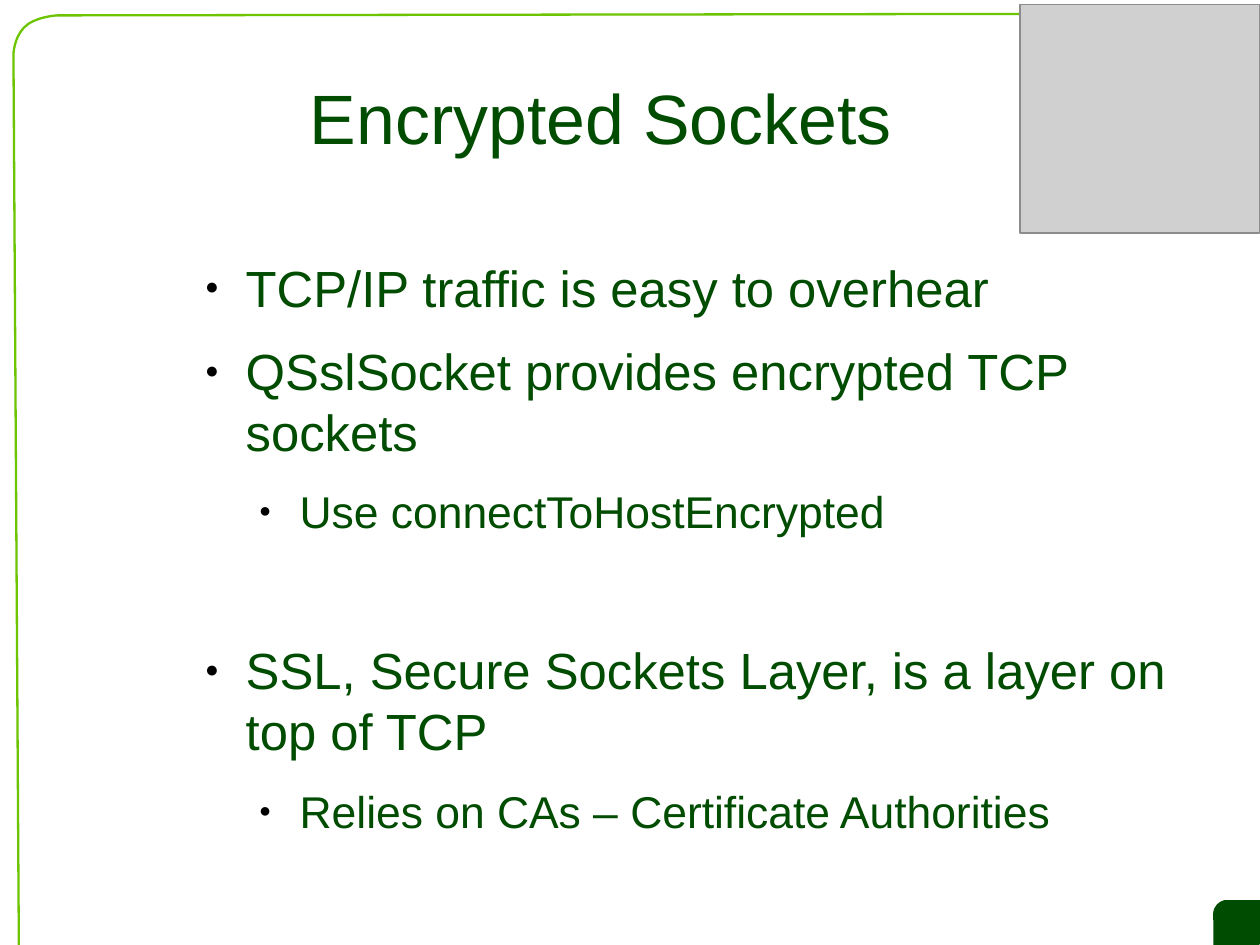
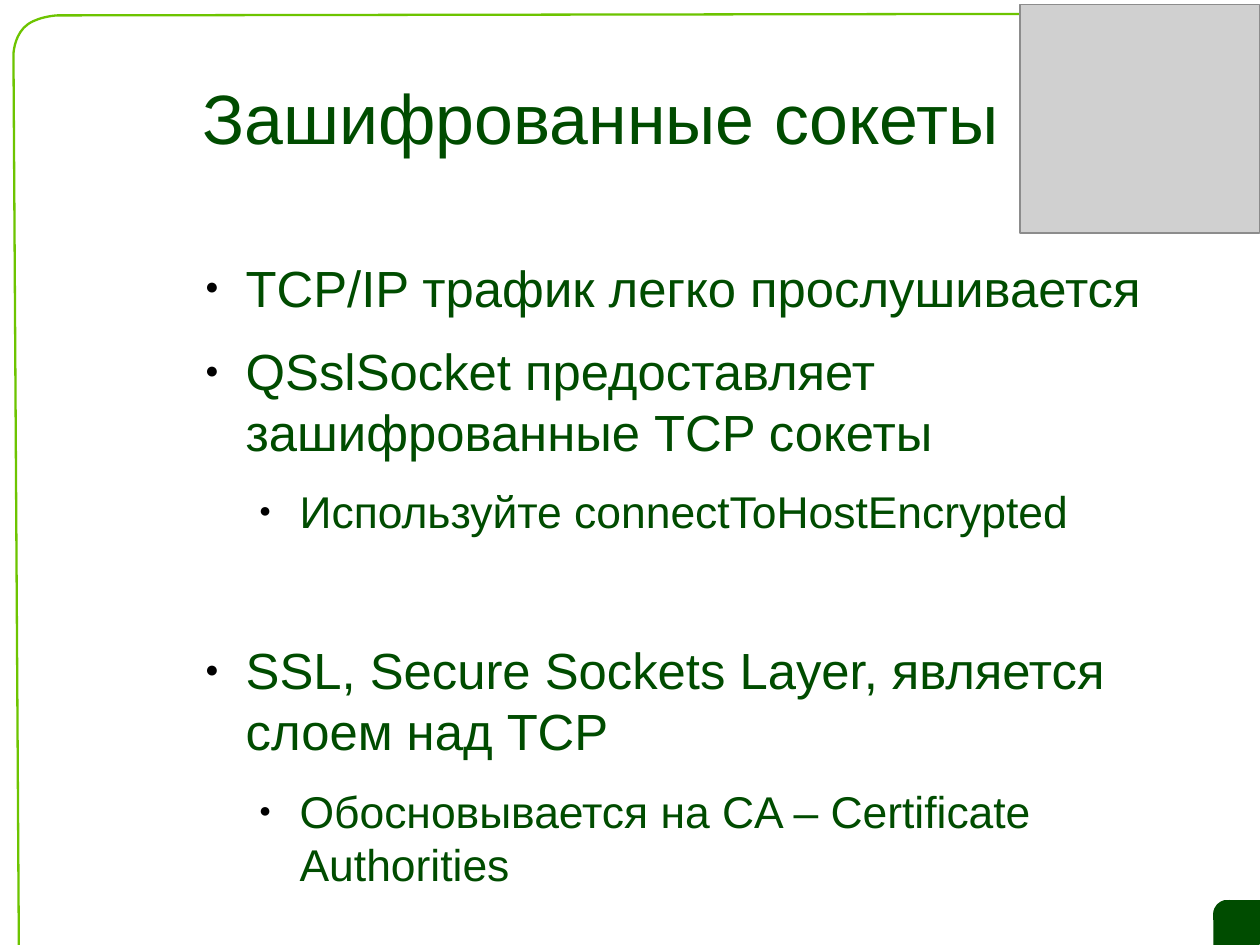
Before and after one commit to saa/qecm, a slide deck: slide 48 of L10/L10 Slides.odp. Drawn at 1260x945 pixels with LibreOffice and Linux fonts; fonts in the diff are those of the drawing; grey boxes stand for pictures; background and template pictures are left out. Boxes give left, top, right and bottom in pixels: in the first picture for what was removed or moved away, otherwise in the second. Text is boxed around its words. In the diff, an @@ line names an element or a change of style, - is before the commit and + after.

```diff
--- a/L10/L10 Slides.odp
+++ b/L10/L10 Slides.odp
@@ title at <box>202,93,999,157</box>: text changed @@
-Encrypted Sockets
+Зашифрованные сокеты
@@ text at <box>246,270,1140,829</box>: text changed @@
-● TCP/IP traffic is easy to overhear
-● QSslSocket provides encrypted TCP sockets
-  ● Use connectToHostEncrypted
-● SSL, Secure Sockets Layer, is a layer on top of TCP
-  ● Relies on CAs – Certificate Authorities
+● TCP/IP трафик легко прослушивается
+● QSslSocket предоставляет зашифрованные TCP сокеты
+  ● Используйте connectToHostEncrypted
+● SSL, Secure Sockets Layer, является слоем над TCP
+  ● Обосновывается на CA – Certificate Authorities
```
Also in this commit, not shown: 32 other slides changed, 16 slides added, 16 slides removed.
